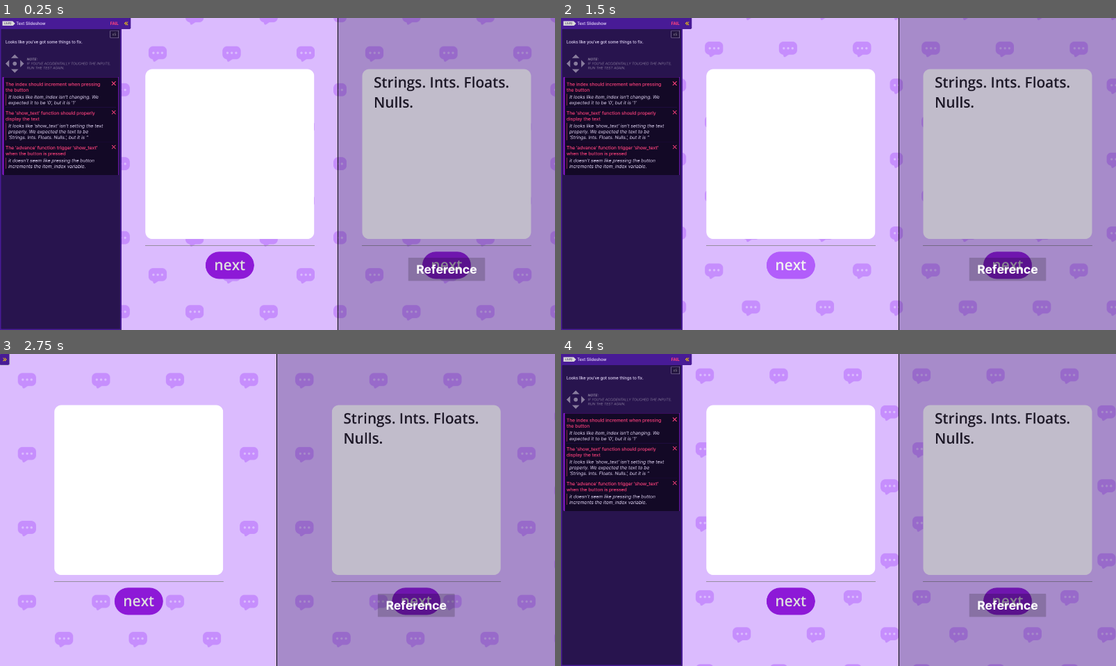
Above: before the commit, frames 1-4 (two rows, left to right).
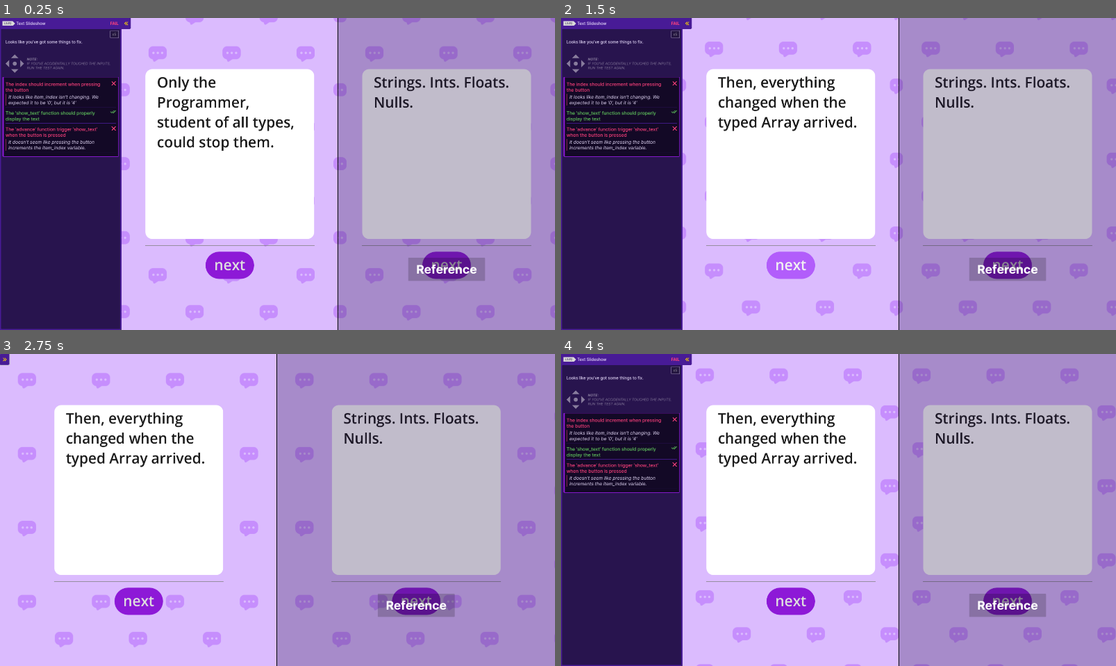
Above: after the commit, the same moments.

Repository: rxsiebearr/2d-Gamedev-Course
Game: Godot game, scene res://practices/L5.P2.text_slideshow/text_slideshow.tscn
The game is run twice, just before and just after one commit, with the same random seed, the same clock (stepped at 60 frames per second) and the same inputs. The project has no main scene, so this scene is started directly.
Inputs (mouse positions are in pixels of both pictures, inside the frame that each line leads up to):
- Up to frame 1 (0.25 s): no input
- Up to frame 2 (1.5 s): click "next" at 0.5 s; click "next" at 1.25 s
- Up to frame 3 (2.75 s): click (127, 360) at 2 s
- Up to frame 4 (4 s): tap Enter at 2.75 s; move the mouse to (960, 494) at 2.77 s; hold D (move_right) 2.78-3.53 s; tap Z at 2.85, 3.6 s; click (960, 494) at 2.92 s; tap Space at 3.02, 3.77 s; move the mouse to (727, 525) at 3.52 s; hold S (move_down) from 3.53 s (still down)

The runs differ from the first frame. In frame 1, 3.3% of the frame differs, in the area x 0-53%, y 18-51%; in frame 2, 3.3%; in frame 3, 1.1%; in frame 4, 3.3%.

Commit message:
L5 P1 and P2

Diff:
--- a/M07.telling_a_story_workbook/lessons/dialogue.gd
+++ b/M07.telling_a_story_workbook/lessons/dialogue.gd
@@ -27,4 +27,5 @@
 	current_item_index += 1
 	if current_item_index == dialogue_items.size():
 		get_tree().quit()
-	else: show_text()
+	else:
+		show_text()
--- a/M07.telling_a_story_workbook/practices/L5.P1.pick_correct_response/pick_correct_response.gd
+++ b/M07.telling_a_story_workbook/practices/L5.P1.pick_correct_response/pick_correct_response.gd
@@ -8,7 +8,7 @@
 	"Nature doesn't have a code review process.",
 ]
 # change this to point at the correct item: "It has too many bugs!"
-var item_index := 0
+var item_index := 2
 
 @onready var response_label: Label = %responseLabel
 
--- a/M07.telling_a_story_workbook/practices/L5.P2.text_slideshow/text_slideshow.gd
+++ b/M07.telling_a_story_workbook/practices/L5.P2.text_slideshow/text_slideshow.gd
@@ -12,20 +12,17 @@
 @onready var rich_text_label: RichTextLabel = %RichTextLabel
 @onready var button: Button = %Button
 
+func show_text() -> void:
+	rich_text_label.text = items[item_index]
 
 func _ready() -> void:
+	show_text()
 	button.pressed.connect(advance)
-	show_text()
-
-
-func show_text() -> void:
-	# Make sure to display the text
-	pass
-
 
 # Increments the index each time is called.
 func advance() -> void:
-	# make sure to increment the `item_index`
-	if item_index >= items.size():
+	item_index += 1
+	if item_index >= items.size() - 1:
 		item_index = 0
-	# Don't forget to call the show_text function
+	else:
+		show_text()
--- a/M07.telling_a_story_workbook/practices/L5.P2.text_slideshow/text_slideshow.tscn
+++ b/M07.telling_a_story_workbook/practices/L5.P2.text_slideshow/text_slideshow.tscn
@@ -1,12 +1,13 @@
-[gd_scene load_steps=4 format=3]
+[gd_scene load_steps=4 format=3 uid="uid://cs8f7wbhe8hhr"]
 
-[ext_resource type="Material" path="res://practices/L6.P1.poetry/assets/practice_background_material.tres" id="1_oi7d2"]
-[ext_resource type="Theme" path="res://practices/L5.P2.text_slideshow/assets/practice_exercises_theme.tres" id="2_uqs78"]
+[ext_resource type="Material" uid="uid://blciib2n6bpvf" path="res://practices/L6.P1.poetry/assets/practice_background_material.tres" id="1_oi7d2"]
+[ext_resource type="Theme" uid="uid://bnmph65g7q2l3" path="res://practices/L5.P2.text_slideshow/assets/practice_exercises_theme.tres" id="2_uqs78"]
 [ext_resource type="Script" path="res://practices/L5.P2.text_slideshow/text_slideshow.gd" id="3_cnc0l"]
 
 [node name="TextSlideshow" type="ColorRect"]
 material = ExtResource("1_oi7d2")
 custom_minimum_size = Vector2(1920, 1080)
+anchors_preset = 15
 anchor_right = 1.0
 anchor_bottom = 1.0
 grow_horizontal = 2
--- a/M07.telling_a_story_workbook/practices/L6.P1.poetry/poetry.tscn
+++ b/M07.telling_a_story_workbook/practices/L6.P1.poetry/poetry.tscn
@@ -1,12 +1,13 @@
-[gd_scene load_steps=4 format=3]
+[gd_scene load_steps=4 format=3 uid="uid://bsjhcabrr28og"]
 
-[ext_resource type="Material" path="res://practices/L6.P1.poetry/assets/practice_background_material.tres" id="1_u3jth"]
-[ext_resource type="Theme" path="res://practices/L6.P1.poetry/assets/practice_exercises_theme.tres" id="2_e8mnb"]
+[ext_resource type="Material" uid="uid://blciib2n6bpvf" path="res://practices/L6.P1.poetry/assets/practice_background_material.tres" id="1_u3jth"]
+[ext_resource type="Theme" uid="uid://dt2geayaiwfiv" path="res://practices/L6.P1.poetry/assets/practice_exercises_theme.tres" id="2_e8mnb"]
 [ext_resource type="Script" path="res://practices/L6.P1.poetry/poetry.gd" id="3_bvl5x"]
 
 [node name="Poetry" type="ColorRect"]
 material = ExtResource("1_u3jth")
 custom_minimum_size = Vector2(960, 540)
+anchors_preset = 15
 anchor_right = 1.0
 anchor_bottom = 1.0
 grow_horizontal = 2
